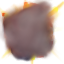
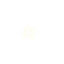
The second w=64, h=64 image is a revision of the first. Changes to its layers:
removed group "Layer Group" (15 layers) over [0, 0, 64, 64]
hid "Layer copy #14", moved it out of group "Layer Group" over [0, 0, 62, 62]
hid "Layer copy #13", moved it out of group "Layer Group" over [0, 0, 62, 62]
hid "Layer copy #12", moved it out of group "Layer Group" over [0, 0, 62, 62]
hid "Layer copy #11", moved it out of group "Layer Group" over [0, 0, 62, 62]
hid "Layer copy #10", moved it out of group "Layer Group" over [0, 0, 62, 62]
hid "Layer copy #9", moved it out of group "Layer Group" over [0, 0, 62, 62]
hid "Layer copy #8", moved it out of group "Layer Group" over [2, 0, 59, 62]
hid "Layer copy #7", moved it out of group "Layer Group" over [2, 0, 59, 60]
hid "Layer copy #6", moved it out of group "Layer Group" over [2, 0, 59, 60]
hid "Layer copy #5", moved it out of group "Layer Group" over [2, 2, 58, 60]
hid "Layer copy #2", moved it out of group "Layer Group" over [0, 0, 64, 64]
hid "Layer copy #1", moved it out of group "Layer Group" over [2, 2, 58, 60]
hid "Layer copy", moved it out of group "Layer Group" over [0, 2, 60, 64]
hid "Layer", moved it out of group "Layer Group" over [15, 14, 50, 47]
moved "Layer copy #4" out of group "Layer Group" over [13, 18, 47, 46]
